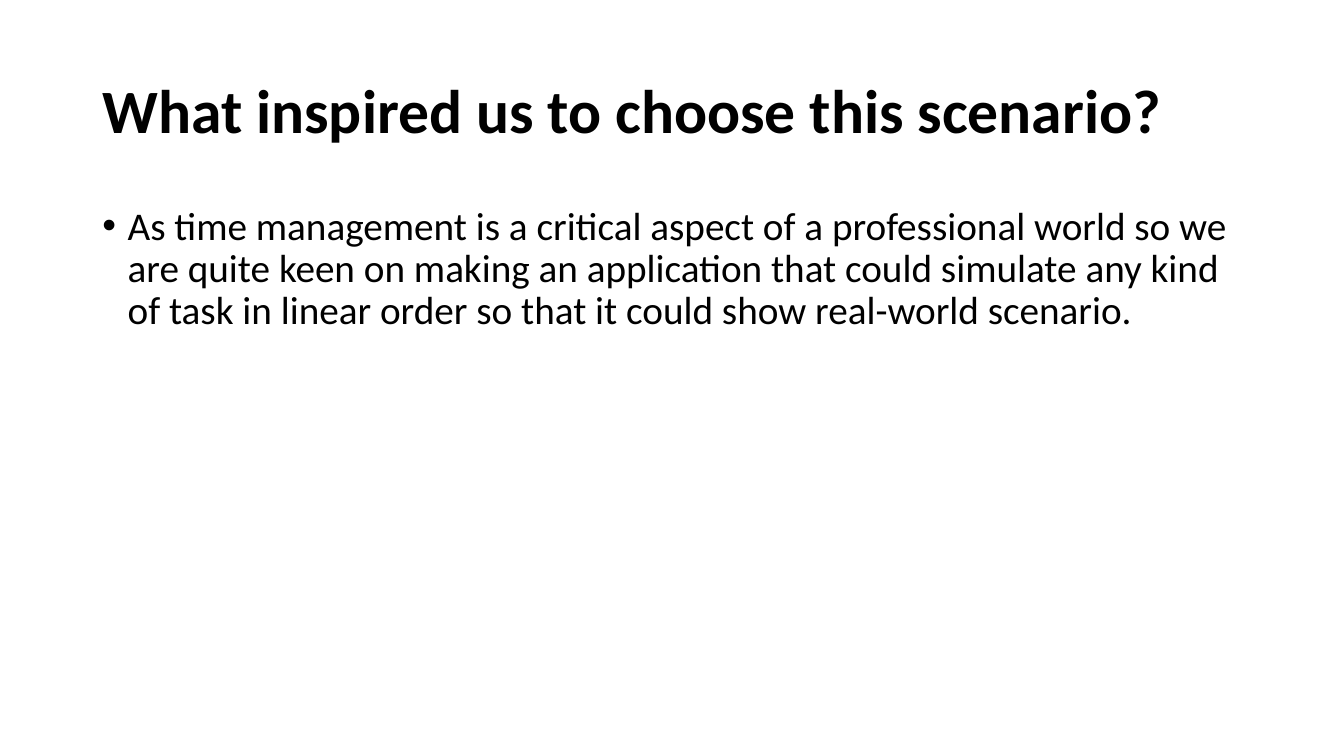
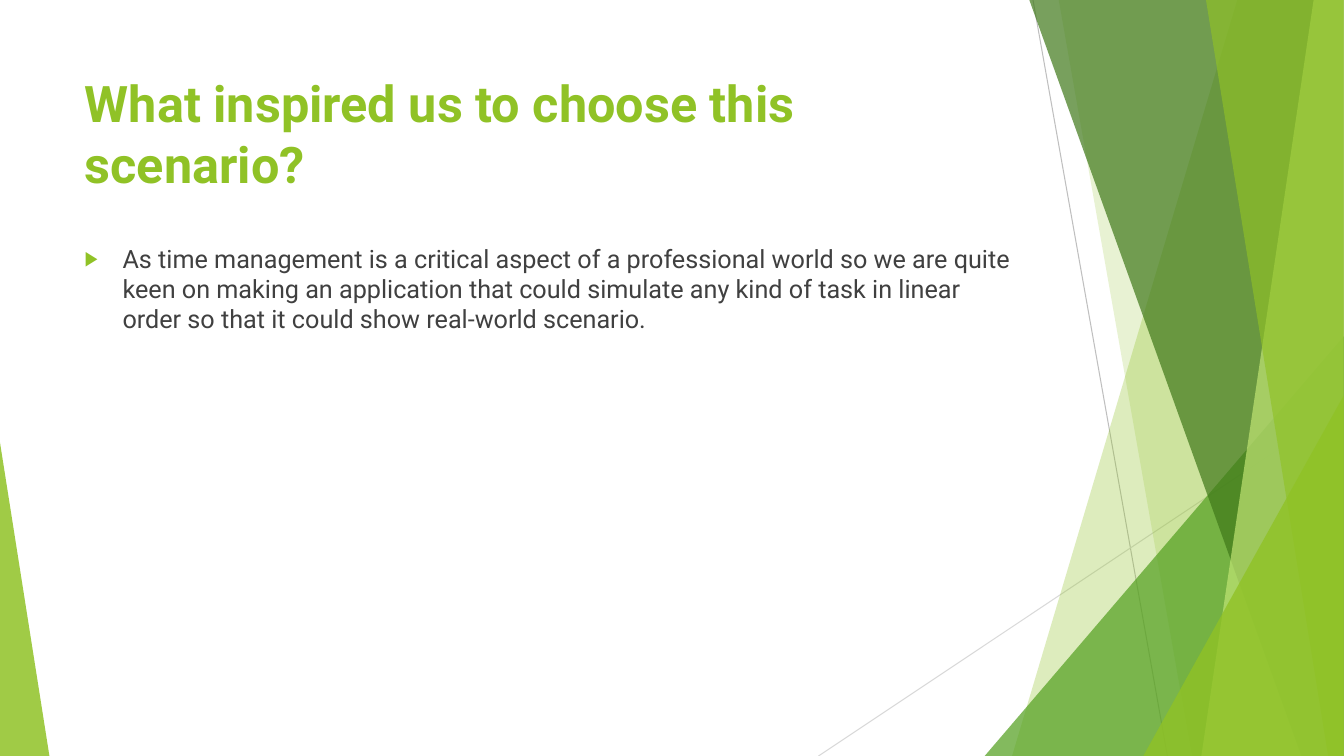
Before and after one commit to TeemosCode/Final-project, a slide deck: slide 3 of Monte Carlo Simulation.pptx. Drawn at 1344x756 pixels with LibreOffice and Linux fonts; fonts in the diff are those of the drawing. Boxes give left, top, right and bottom in pixels: in the first picture for what was removed or moved away, otherwise in the second. Text is boxed around its words. In the diff, an @@ line names an element or a change of style, - is before the commit and + after.

```diff
--- a/Monte Carlo Simulation.pptx
+++ b/Monte Carlo Simulation.pptx
@@ title "What inspired us to choose ...": place and size @@
-title "What inspired us to choose ..." at [102,89,1161,143]
+title "What inspired us to choose ..." at [85,84,794,184]
@@ title "What inspired us to choose ..." at [85,84,794,184]: size 44 to 36 pt, font Calibri to Roboto, text colour #000000 to #90C226; line spacing 0.9 to 1; vertical alignment middle to top @@
@@ text "As time management is a ...": place and size @@
-text "As time management is a ..." at [128,212,1226,325]
+text "As time management is a ..." at [123,249,1010,329]
@@ text "As time management is a ..." at [123,249,1010,329]: size 28 to 18 pt, font Calibri to Roboto, text colour #000000 to #404040; bullet • to ▶; line spacing 0.9 to 1 @@
@@ group added at [0,0,1344,756]: 5 freeform shapes, 3 triangles, 2 lines @@
```
Also in this commit, not shown: 5 other slides changed, 1 slide added, 1 slide removed.
